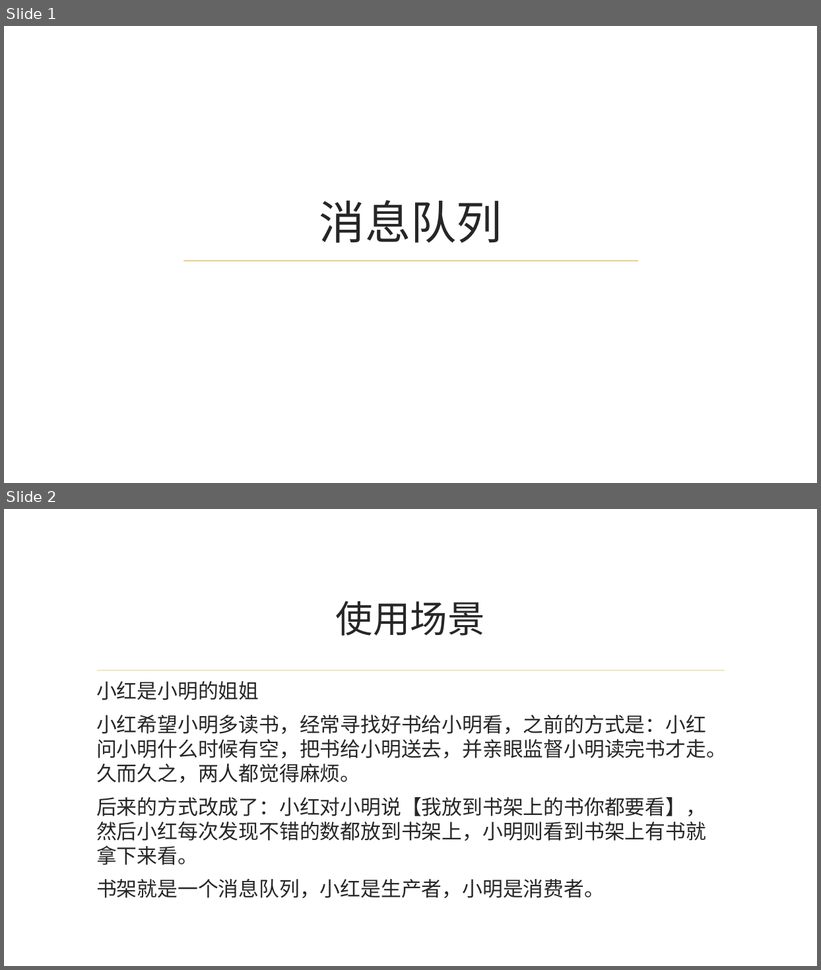
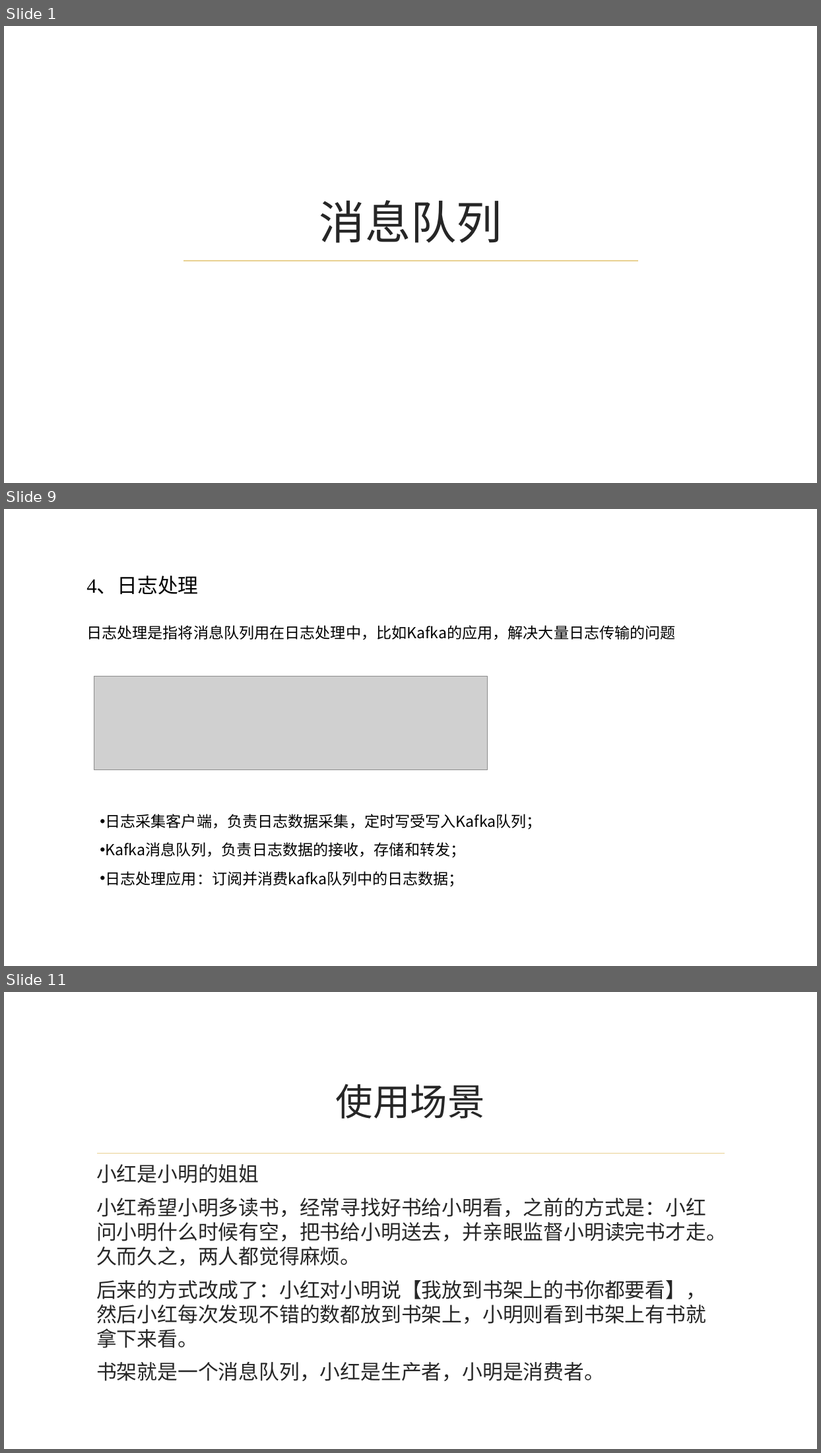
Before and after one commit to mmmhong/CPC, a slide deck: 消息队列/消息队列.pptx. Shown one above the other, each under a label of ours: slides 1 and 2 before the commit, slides 1, 9 and 11 after it; the slides between them are not shown. The pictures are 821x970 and 821x1453 pixels, drawn with LibreOffice and Linux fonts; fonts in the diff are those of the drawing; grey boxes stand for pictures; background and template pictures are left out. Boxes give left, top, right and bottom in pixels: in the first picture for what was removed or moved away, otherwise in the second. Text is boxed around its words. In the diff, an @@ line names an element or a change of style, - is before the commit and + after.

Commit message:
修改用例图 需求文档 消息队列PPT

```diff
--- a/消息队列/消息队列.pptx
+++ b/消息队列/消息队列.pptx
@@ slide 9 added at (x1=4, y1=509, x2=817, y2=966), background picture (left out) @@
@@ text added at (x1=86, y1=577, x2=198, y2=595), 24 pt, text #000000 @@
+4、日志处理
@@ text added at (x1=86, y1=625, x2=676, y2=640), 18 pt, text #000000 @@
+日志处理是指将消息队列用在日志处理中，比如Kafka的应用，解决大量日志传输的问题
@@ picture added at (x1=94, y1=676, x2=487, y2=770) @@
@@ text added at (x1=105, y1=814, x2=542, y2=887), 18 pt, text #000000 @@
+• 日志采集客户端，负责日志数据采集，定时写受写入Kafka队列；
+• Kafka消息队列，负责日志数据的接收，存储和转发；
+• 日志处理应用：订阅并消费kafka队列中的日志数据；
@@ what was slide 2 is now slide 11 @@
```
Also in this commit, not shown: 9 other slides added, 2 other files.
